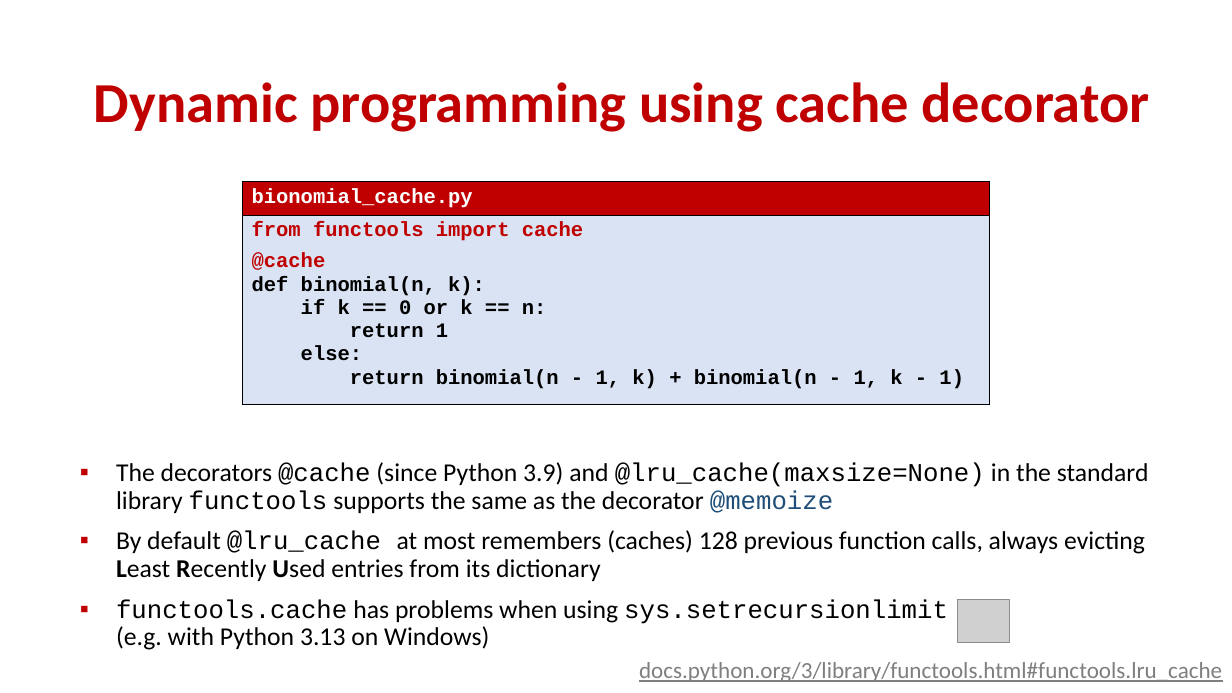
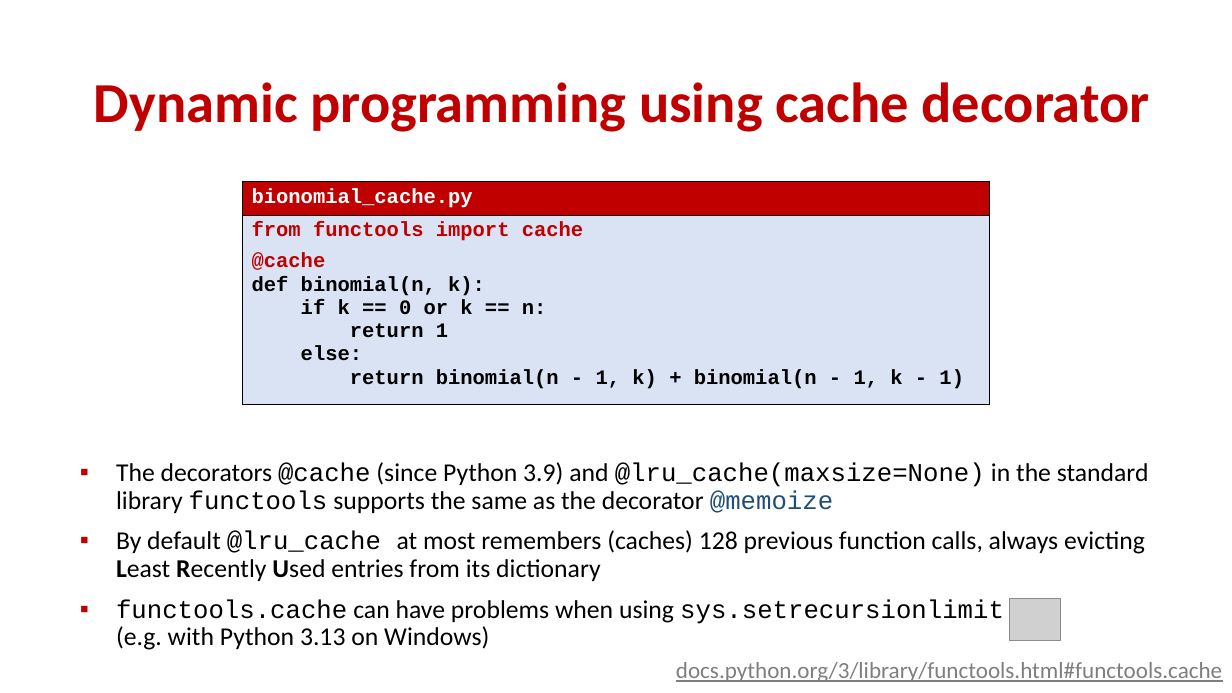
Before and after one commit to gsbrodal/gsbrodal.github.io, a slide deck: slide 8 of ipsa/slides/dynamic_programming.pptx. Drawn at 1232x693 pixels with LibreOffice and Linux fonts; fonts in the diff are those of the drawing; grey boxes stand for pictures. Boxes give left, top, right and bottom in pixels: in the first picture for what was removed or moved away, otherwise in the second. Text is boxed around its words. In the diff, an @@ line names an element or a change of style, - is before the commit and + after.

Commit message:
exercises.html all-slides.pdf decorators.pdf decorators.pptx dynamic_programming.pdf dynamic_programming.pptx

```diff
--- a/ipsa/slides/dynamic_programming.pptx
+++ b/ipsa/slides/dynamic_programming.pptx
@@ text at <box>116,599,1004,650</box>: text changed @@
-▪ functools.cache has problems when using sys.setrecursionlimit
-  (e.g. with Python 3.13 on Windows)
+▪ functools.cache can have problems when using sys.setrecursionlimit
+  (e.g. with Python 3.13 on Windows)
@@ picture: place and size @@
-picture at <box>958,600,1009,642</box>
+picture at <box>1009,599,1060,641</box>
@@ text at <box>676,662,1222,682</box>: text changed @@
-docs.python.org/3/library/functools.html#functools.lru_cache
+docs.python.org/3/library/functools.html#functools.cache
```
Also in this commit, not shown: 2 other slides changed, 5 other files.
